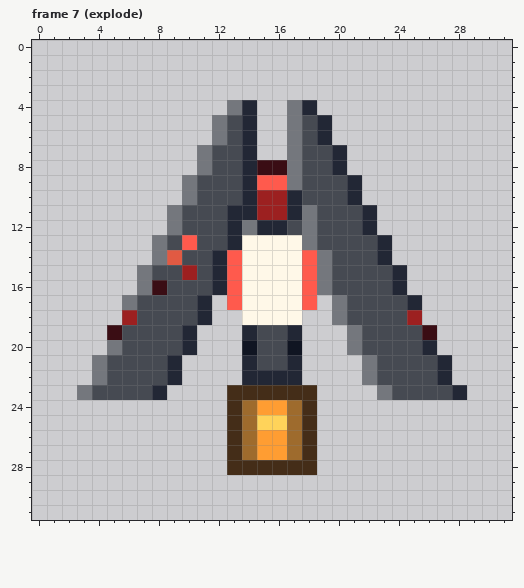
Two states of a pixel-art file, assets/sources/enemies/tie_sheet.ase. Above is the file before it was changed.
32x32 pixels, 13 frames. Shown: frame 7 (explode). The commit also changed other frames, which this record leaves out.
The result:
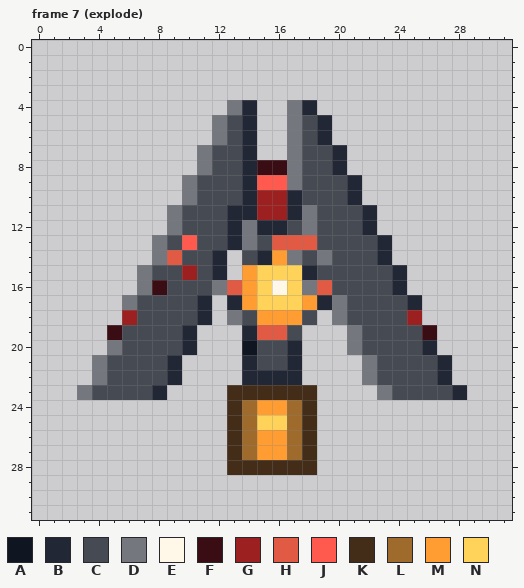
Palette (. is transparent): A #101522  B #222735  C #464a52  D #74777d  E #fff8e8  F #3a0d14  G #9c2020  H #e15a43  J #ff5a4d  K #442d18  L #9e6b2d  M #ff9d32  N #ffd35a
From old to new:
--- frame 7 (explode), layer "Explosion"
@@ x 10..21 @@
 12 CCCBDBBCDCCC
-13 JCCBEEEEDCCC
-14 CCBJEEEEJDCC
-15 GCBJEEEEJDCC
-16 CCBJEEEEJDCC
-17 CB.JEEEEJ.DC
-18 CB..EEEE..DC
-19 B...BCCB...D
-20 B...ACCA...D
+13 JCCBDCHHHCCC
+14 CCB.CBMDCDCC
+15 GCB.MNNNBCCC
+16 CCDHMNENDHCC
+17 CB.BMNNNMBDC
+18 CB.DCMMMC.DC
+19 B...BHHC...D
+20 B...ACCB...D
 21 ....BCCB....
Pixel boxes of the changes (left, top, right, bottom) in both pictures:
changed: (212, 235, 332, 355)
